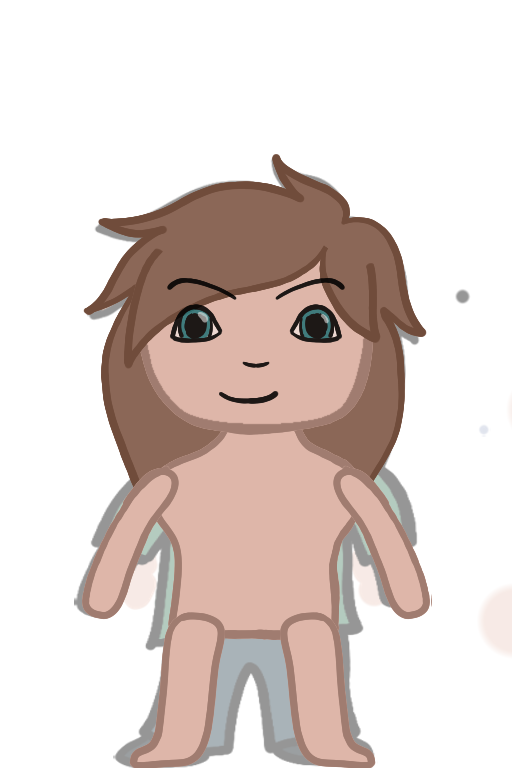
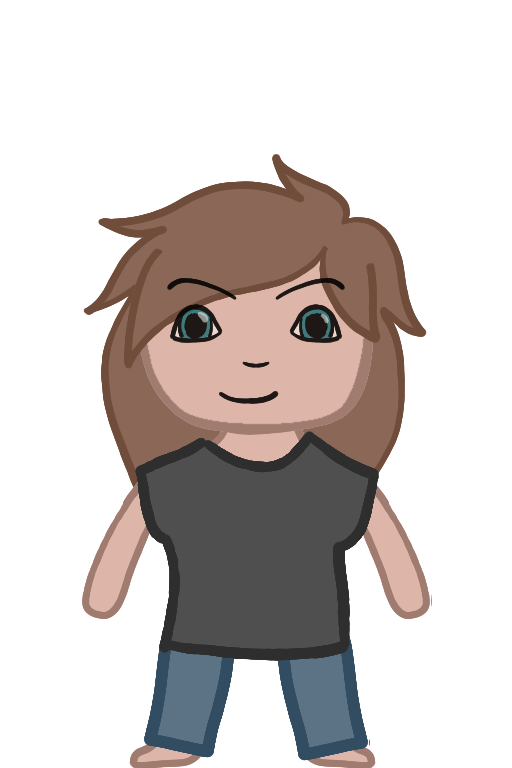
Revision of a layered 512x768 image; what changed, layer by layer:
added group "Top" with 3 layers above "trouser right" over (74, 320, 420, 768)
added layer "Copy of Paint Layer 40" in group "Top" over (128, 431, 384, 704)
added layer "Paint Layer 40" in group "Top" over (74, 320, 420, 768)
painted on "Paint Layer 27" over (74, 158, 512, 768)
removed group "Group 26" (19 layers) over (74, 158, 512, 768)
renamed "Group 23" to "leg left", moved it out of group "Group 26" over (74, 158, 512, 768)
painted on "Copy of Paint Layer 19(pasted)" over (74, 512, 384, 768)
painted on "Paint Layer 19(pasted)" over (74, 158, 512, 768)
renamed "Group 20" to "arm left", moved it out of group "Group 26" over (74, 158, 512, 768)
painted on "Paint Layer 18" over (74, 158, 512, 768)
renamed "Group 16" to "head", moved it out of group "Group 26" over (74, 158, 512, 768)
painted on "Copy of Paint Layer 14" over (128, 192, 420, 448)
painted on "Paint Layer 14" over (74, 158, 512, 768)
renamed "Group 25" to "body", moved it out of group "Group 26" over (74, 158, 512, 768)
painted on "Paint Layer 17" over (74, 158, 512, 768)
painted on "Copy of Paint Layer 28" over (83, 158, 420, 576)
painted on "Paint Layer 28" over (74, 158, 512, 768)
hid group "Group 13" (11 layers) over (74, 158, 512, 768)
painted on "Paint Layer 3" over (74, 384, 512, 704)
painted on "Paint Layer 9" over (74, 384, 512, 704)
painted on "Paint Layer 2" over (83, 158, 512, 576)
painted on "Paint Layer 7" over (128, 260, 512, 448)
painted on "Paint Layer 6" over (74, 192, 512, 704)
painted on "Paint Layer 5" over (83, 158, 420, 576)
…and 5 more changes (3 added, 2 painted)
